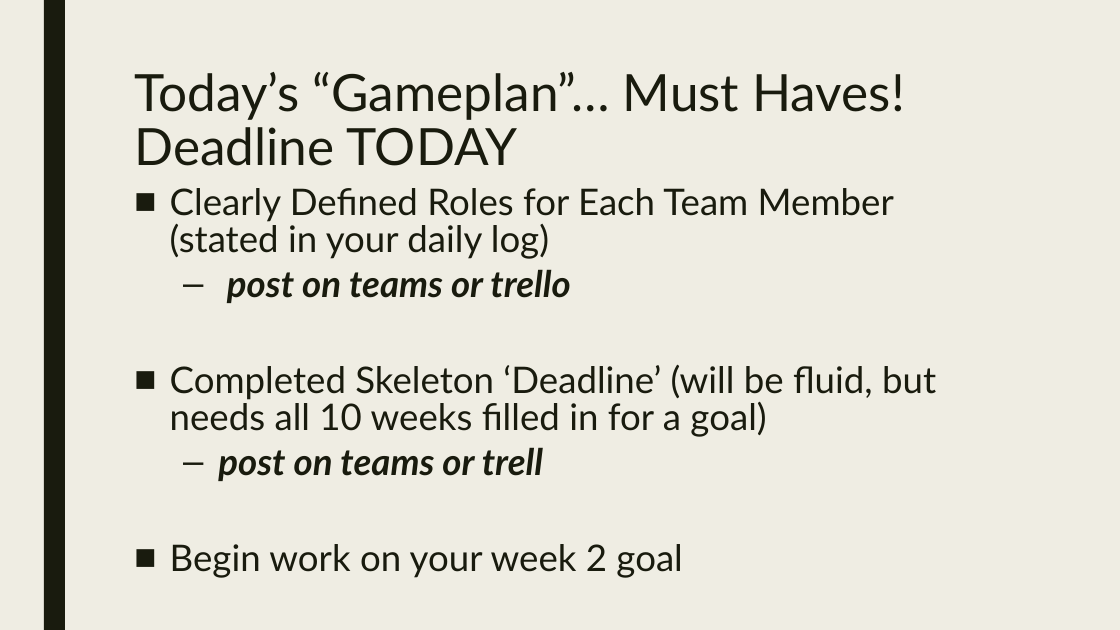
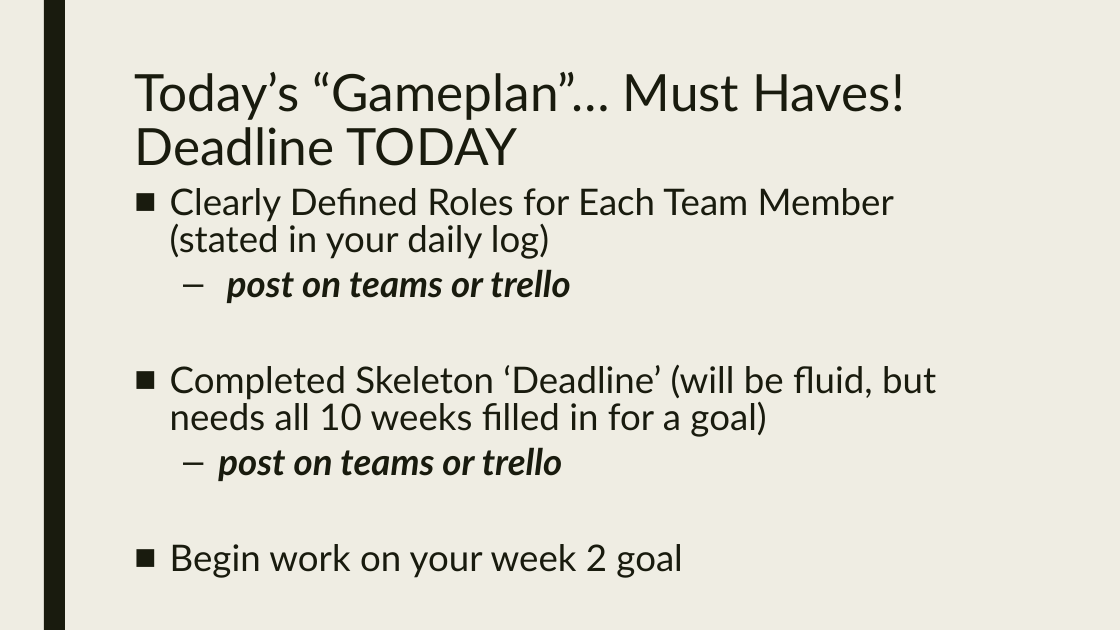
Before and after one commit to codecuddy/math_analysis, a slide deck: slide 7 of 2nd Semester/MathAnalysis_Day_054 [Summative] Work Day Project (Day 4).pptx. Drawn at 1120x630 pixels with LibreOffice and Linux fonts; fonts in the diff are those of the drawing. Boxes give left, top, right and bottom in pixels: in the first picture for what was removed or moved away, otherwise in the second. Text is boxed around its words. In the diff, an @@ line names an element or a change of style, - is before the commit and + after.

```diff
--- a/2nd Semester/MathAnalysis_Day_054 [Summative] Work Day Project (Day 4).pptx
+++ b/2nd Semester/MathAnalysis_Day_054 [Summative] Work Day Project (Day 4).pptx
@@ text at box(218, 447, 562, 481): text changed @@
-  – post on teams or trell
+  – post on teams or trello
```
Also in this commit, not shown: 5 other files.
